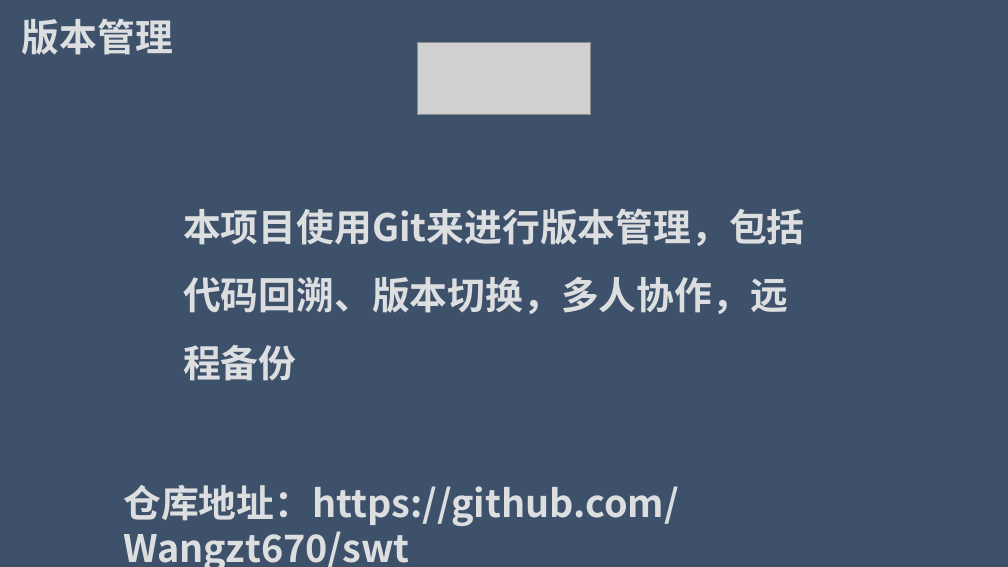
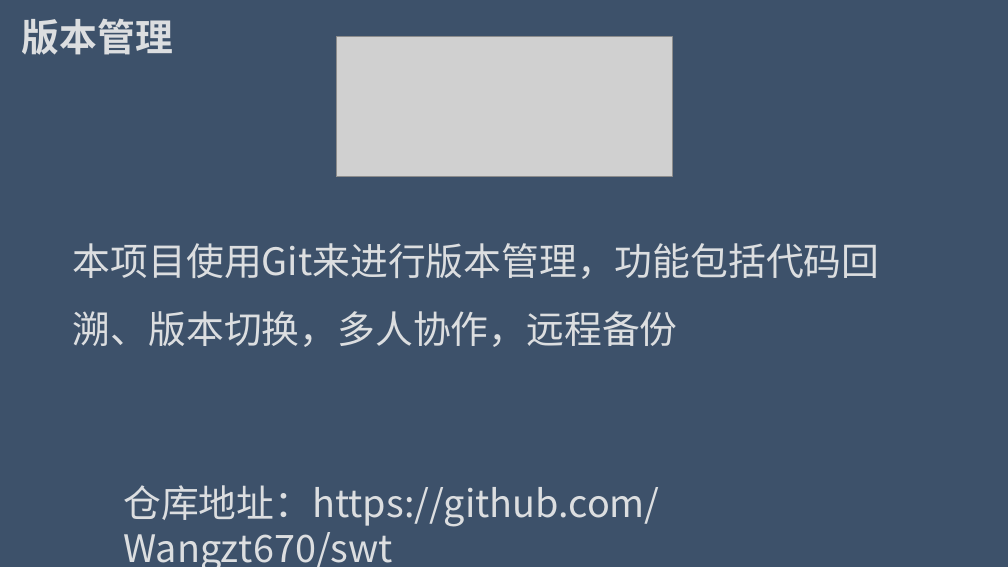
Before and after one commit to Wangzt670/swt, a slide deck: slide 8 of 项目待交付工件/D结项阶段/2.项目答辩.pptx. Drawn at 1008x567 pixels with LibreOffice and Linux fonts; fonts in the diff are those of the drawing; grey boxes stand for pictures. Boxes give left, top, right and bottom in pixels: in the first picture for what was removed or moved away, otherwise in the second. Text is boxed around its words. In the diff, an @@ line names an element or a change of style, - is before the commit and + after.

```diff
--- a/项目待交付工件/D结项阶段/2.项目答辩.pptx
+++ b/项目待交付工件/D结项阶段/2.项目答辩.pptx
@@ picture: place and size @@
-picture at <box>417,42,591,115</box>
+picture at <box>336,36,671,177</box>
@@ text at <box>73,243,880,347</box>: text changed; bold off @@
-本项目使用Git来进行版本管理，包括代码回溯、版本切换，多人协作，远程备份
+本项目使用Git来进行版本管理，功能包括代码回溯、版本切换，多人协作，远程备份
@@ text "仓库地址：https://github.com/Wangzt670/swt" at <box>123,485,659,567</box>: bold off @@
```
Also in this commit, not shown: 6 other slides changed, 14 slides added, 4 slides removed.
